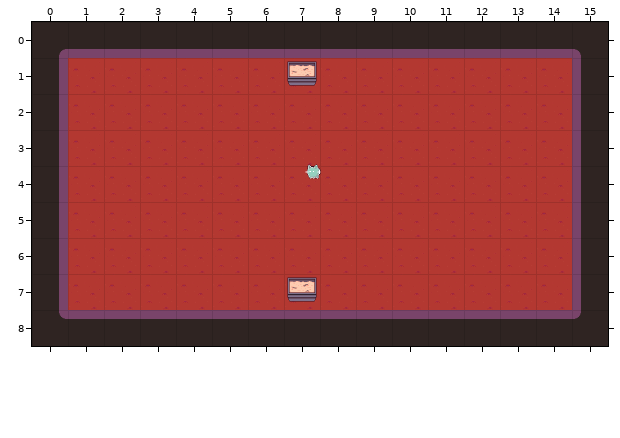
Two states of a Tiled map (JSON), assets/tiled/df_3.json. The first picture shows the starting point.
Cells are 64x64 px. Shown: x 0..15, y 0..8.
After:
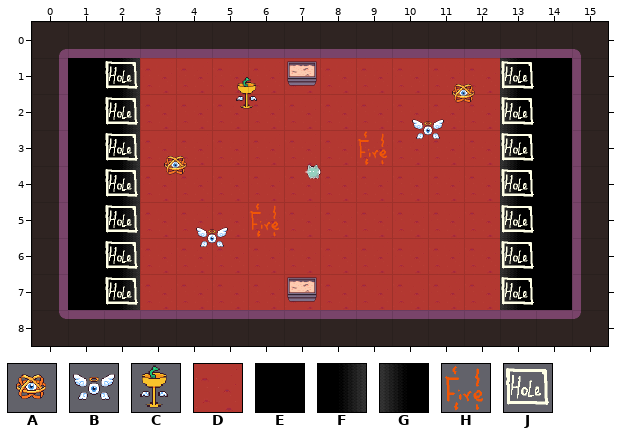
Key: from "room_tileset": A 27, B 28, C 29, D 100, E 113, F 137, G 139, H 225, J 227.
_ is an empty cell.
Objects are placed by their top-left corner, in cells (3,4 is the top-left corner of cell 3,4); size is 1x1 cell unless given.
Change:
Layer "background":
y 1..7: x 1..2 DD -> EF; x 13..14 DD -> GE
Layer "holes":
added: J at 2,1
added: J at 13,1
added: J at 2,2
added: J at 13,2
added: J at 2,3
added: J at 13,3
added: J at 2,4
added: J at 13,4
added: J at 2,5
added: J at 13,5
added: J at 2,6
added: J at 13,6
added: J at 2,7
added: J at 13,7
Layer "moving_fires":
added: H "Rotating" at 9,3
added: H "Rotating" at 6,5
Layer "enemies":
added: C "eS_0" at 5.5,1.5
added: A "eO_0" at 11.5,1.5
added: B "eA_0" at 10.5,2.5
added: A "eO_0" at 3.5,3.5
added: B "eA_0" at 4.5,5.5
